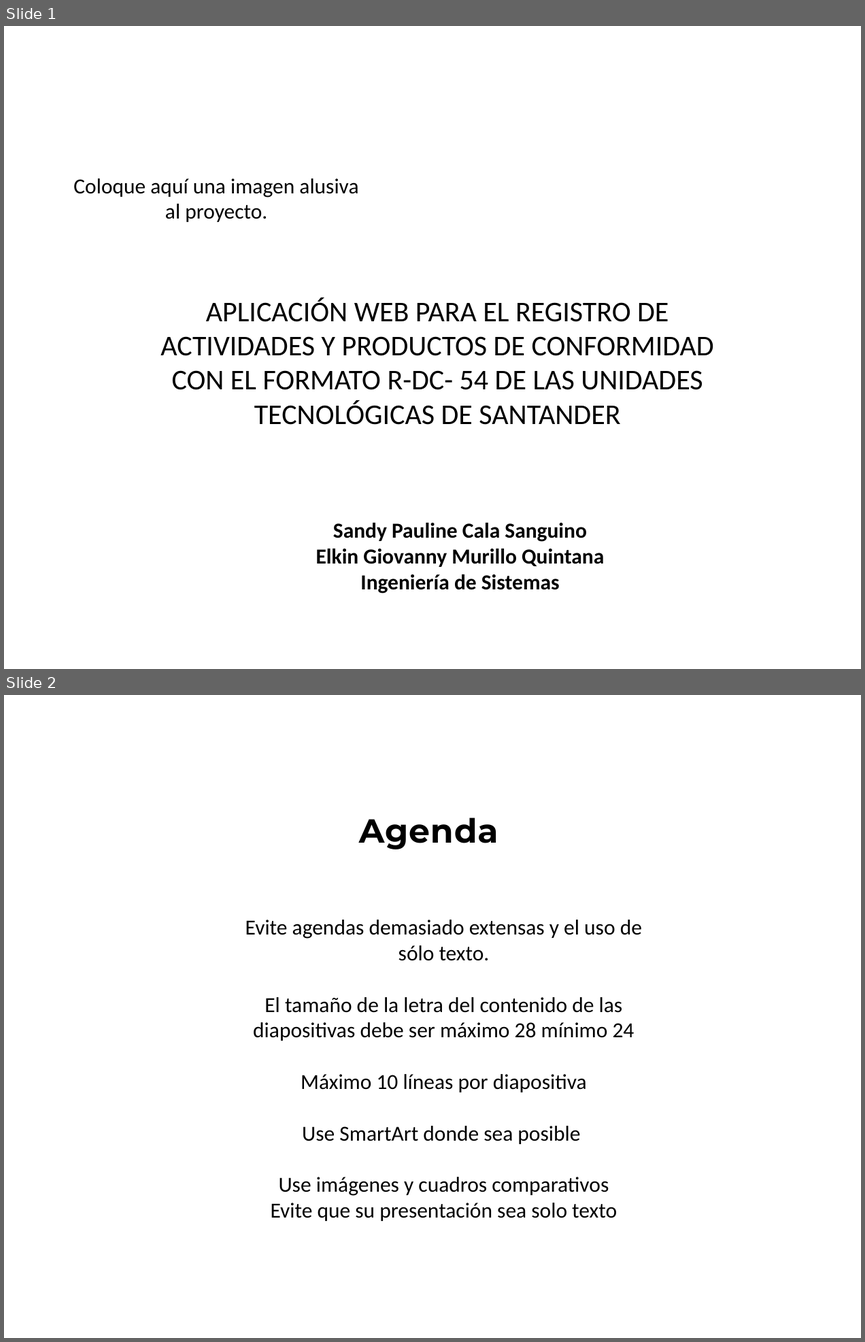
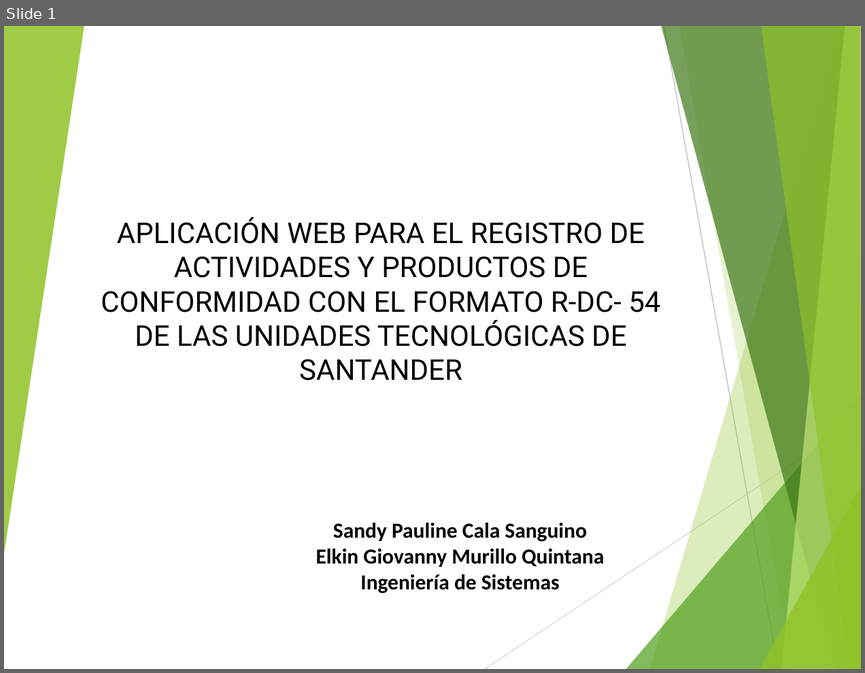
Before and after one commit to andy645jh/ProyectoGrado, a slide deck: extras/docs/rdc_presentacion.pptx. Shown one above the other, each under a label of ours: slides 1 and 2 before the commit, slide 1 after it. The pictures are 865x1342 and 865x673 pixels, drawn with LibreOffice and Linux fonts; fonts in the diff are those of the drawing. Boxes give left, top, right and bottom in pixels: in the first picture for what was removed or moved away, otherwise in the second. Text is boxed around its words. In the diff, an @@ line names an element or a change of style, - is before the commit and + after.

```diff
--- a/extras/docs/rdc_presentacion.pptx
+++ b/extras/docs/rdc_presentacion.pptx
@@ slide 2 removed at box(4, 695, 861, 1338), background #FFFFFF @@
@@ text removed at box(359, 817, 498, 849) @@
-Agenda
@@ text removed at box(245, 919, 642, 1221) @@
-Evite agendas demasiado extensas y el uso de sólo texto.
-El tamaño de la letra del contenido de las diapositivas debe ser máximo 28 mínimo 24
-Máximo 10 líneas por diapositiva
-Use SmartArt donde sea posible
-Use imágenes y cuadros comparativos
-Evite que su presentación sea solo texto
@@ slide 1 changed as well @@
@@ group added at box(4, 26, 861, 669): 8 freeform shapes, 2 lines @@
@@ text removed at box(73, 178, 358, 222) @@
-Coloque aquí una imagen alusiva al proyecto.
@@ text "APLICACIÓN WEB PARA EL REGISTRO ...": place and size @@
-text "APLICACIÓN WEB PARA EL REGISTRO ..." at box(160, 297, 714, 424)
+text "APLICACIÓN WEB PARA EL REGISTRO ..." at box(101, 217, 660, 346)
@@ text "APLICACIÓN WEB PARA EL REGISTRO ..." at box(101, 217, 660, 346): font Calibri to Roboto @@
```
Also in this commit, not shown: 8 other slides changed, 9 slides added, 4 other slides removed.
